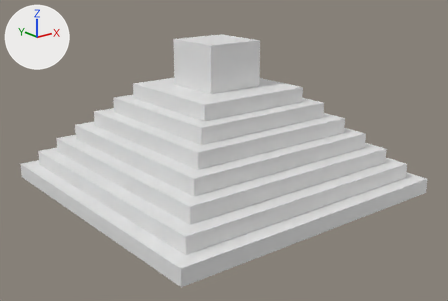
What one commit did to the Blender file udemy-blender-creator/pyramid.blend.
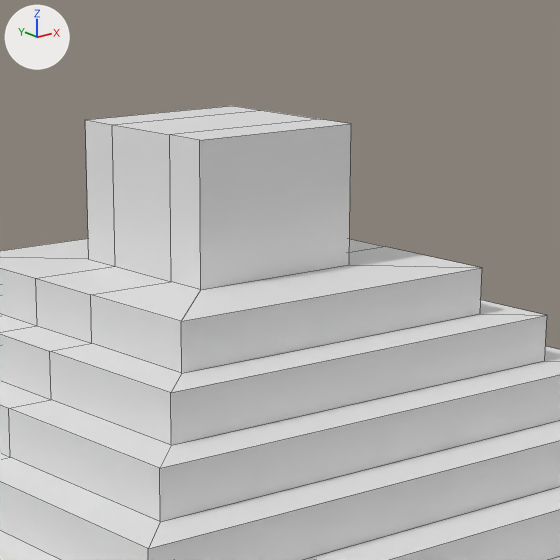
There are two pictures of each version: one whole from a 50 mm lens placed at (-24.97, -31.99, 15.16), pointed at (-0.21, -1.04, 2.78), one close up on the part from 33% to 73% of the width and 0% to 61% of the height. The lights are fixed; the arrows at upper left show +X, +Y and +Z. The close-ups show mesh edges as thin lines.

Before the edit, the objects in view are built like this:
```python
me_cube_002 = bpy.data.meshes.new('Cube.002')
me_cube_002.from_pydata(...)  # 136 vertices, 134 faces; spans x -10.0..10.0, y -10.0..10.0, z 0.0..10.0
ob_cube = bpy.data.objects.new('Cube', me_cube_002)
ob_cube.location = (0.0, 0.0, 0.0)
```
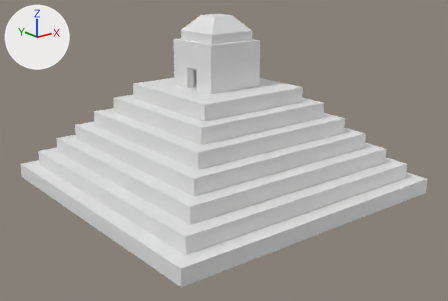
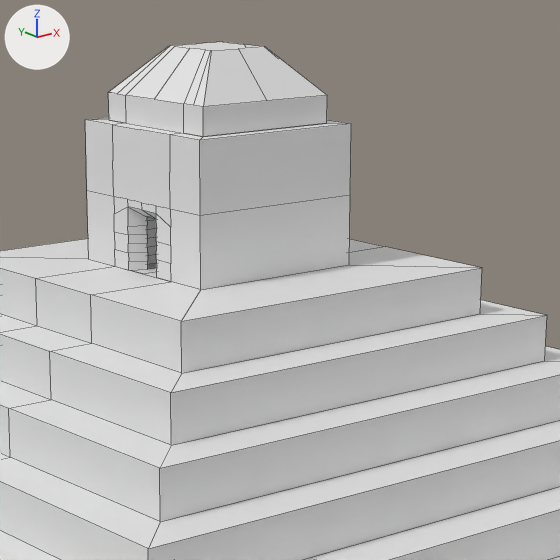
What differs and where, as boxes (x1, y1, x2, y2) in the close-ups (560 x 560 px):
'Cube', reshaped
    before: (0, 106, 560, 560)
    after: (0, 42, 560, 560)
part 1 of me_cube_002, built on
    before: (85, 106, 351, 290)
    after: (85, 42, 351, 290)

The edits, one by one:
me_cube_002 is used by ob_cube; location (0.0, 0.0, 0.0).
me_cube_002 had 136 vertices, 134 faces and spanned x -10.0..10.0, y -10.0..10.0, z 0.0..10.0.
me_cube_002 now has 304 vertices, 270 faces and spans x -10.0..10.0, y -10.0..10.0, z 0.0..11.6.
Part 1, on me_cube_002:
12 faces are deleted.
106 vertices are added at x -2.0..1.6, y -1.6..1.6, z 7.0..11.6.
6 new vertices lie (0.0, 0.0, 1.5) away from vertices in x -2.0..2.0, y -2.0..2.0, z 7.0.
28 new vertices lie (0.0, 0.4, 0.0) away from vertices in x -1.6..1.0, y -0.7..0.3, z 7.0..8.1.
6 new vertices lie (-0.4, 0.2, 0.0) away from vertices in x -1.6, y 0.3, z 7.0..7.9.
6 new vertices lie (-0.4, -0.2, 0.0) away from vertices in x -1.6, y -0.3, z 7.0..7.9.
8 new vertices lie (0.0, 0.6, 0.0) away from vertices in x -1.6..1.6, y -1.6..1.0, z 10.0.
8 new vertices lie (0.0, 0.0, 0.6) away from vertices in x -1.6..1.6, y -1.6..1.6, z 10.0.
148 new faces join them.
